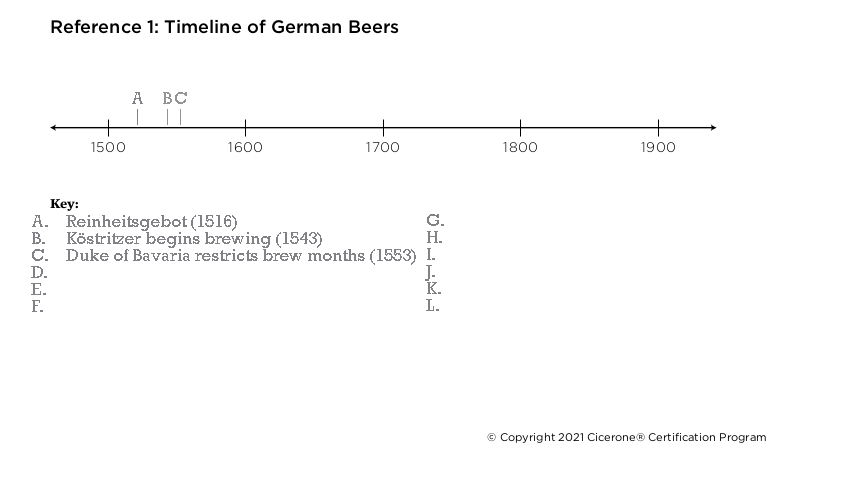
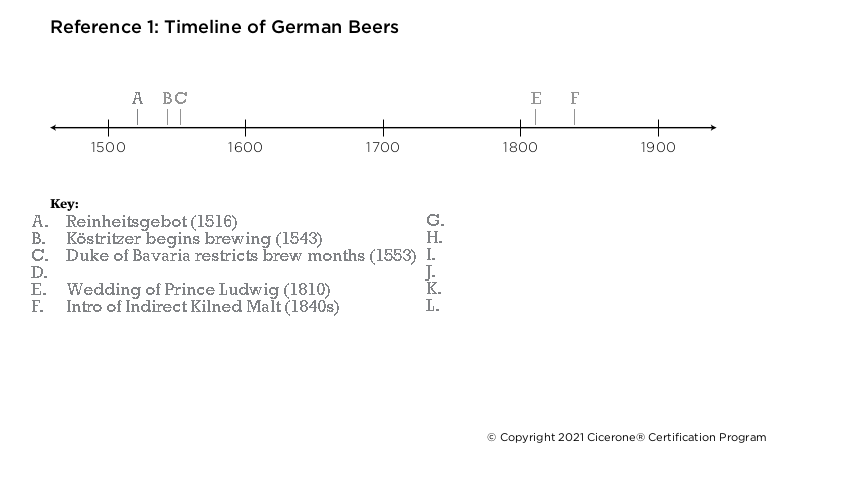
The second 850 x 481 image is a revision of the first. Changes to its layers:
moved "A. Reinheitsgebot (1516) ..." above "G. ...", painted on it over box(67, 283, 339, 316)
added layer "F ..." in group "Letters" over box(571, 92, 579, 125)
added layer "E ..." in group "Letters" over box(531, 92, 541, 125)
